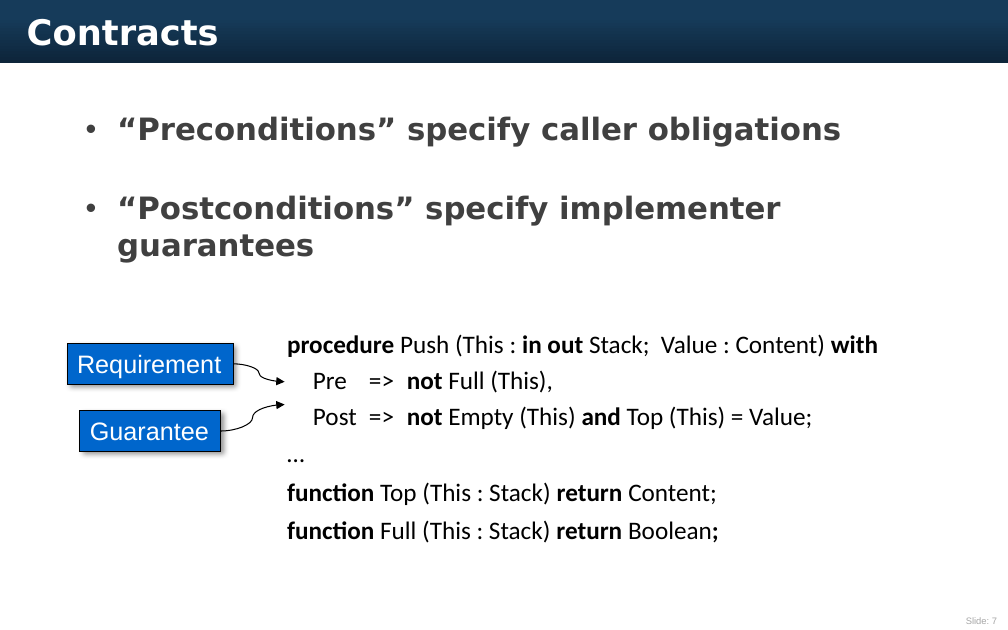
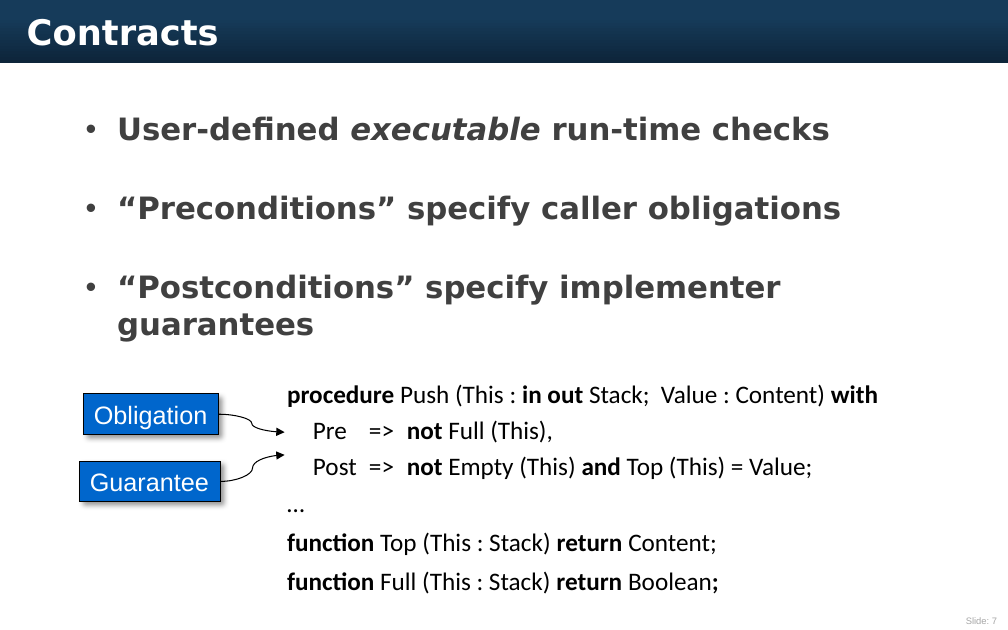
Before and after one commit to AdaCore/spark2014, a slide deck: slide 7 of slides/ARM_TechCon_2015/AdaCore ARM TechCon 2015.pptx. Drawn at 1008x630 pixels with LibreOffice and Linux fonts; fonts in the diff are those of the drawing. Boxes give left, top, right and bottom in pixels: in the first picture for what was removed or moved away, otherwise in the second. Text is boxed around its words. In the diff, an @@ line names an element or a change of style, - is before the commit and + after.

Commit message:
(no-tn-check) Update version of slides

```diff
--- a/slides/ARM_TechCon_2015/AdaCore ARM TechCon 2015.pptx
+++ b/slides/ARM_TechCon_2015/AdaCore ARM TechCon 2015.pptx
@@ text at box(117, 116, 830, 141): paragraph added @@
+• User-defined executable run-time checks
@@ rectangle "Obligation": place and size @@
-rectangle "Obligation" at box(68, 344, 234, 384)
+rectangle "Obligation" at box(84, 394, 219, 434)
@@ text in rectangle at box(94, 405, 207, 429): text changed @@
-Requirement
+Obligation
@@ curved arrow moved from (233, 364) - (284, 382) to (219, 414) - (284, 432) @@
@@ 1 rectangle, 1 text, 1 curved arrow: place and size @@
-1 rectangle, 1 text, 1 curved arrow at box(80, 334, 878, 543)
+1 rectangle, 1 text, 1 curved arrow at box(80, 384, 878, 594)
```
Also in this commit, not shown: 7 other slides changed, 1 slide added.
